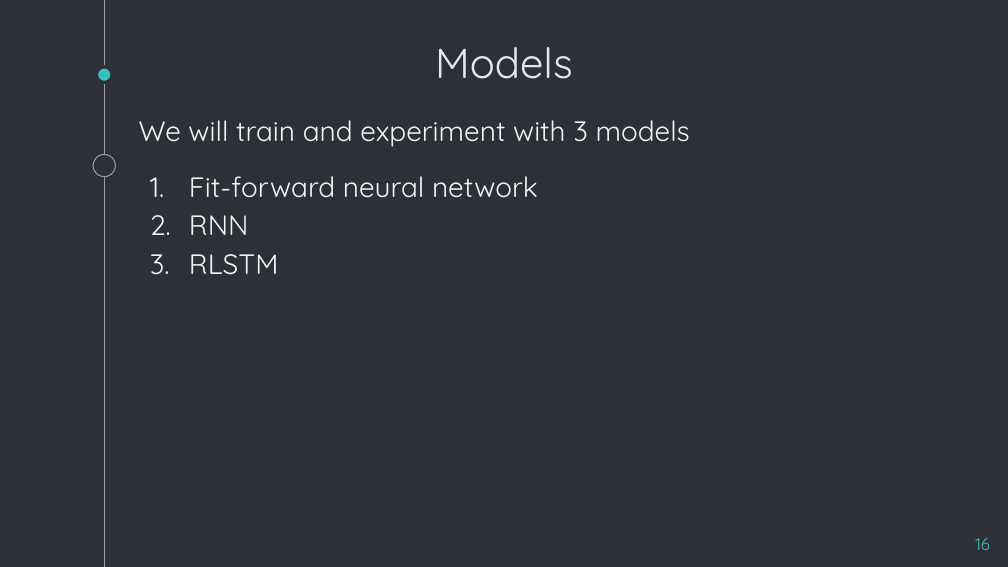
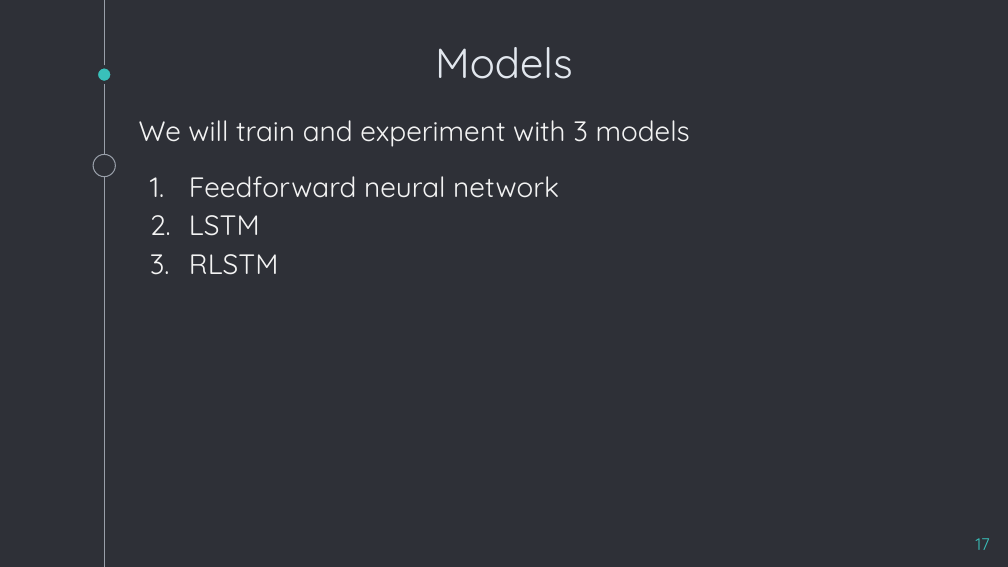
Before and after one commit to karabasisilias92/deep-neural-nets-stock-prediction-models, a slide deck: slide 17 of Deep Neural Nets - Presentation.pptx (slide 16 before the commit). Drawn at 1008x567 pixels with LibreOffice and Linux fonts; fonts in the diff are those of the drawing. Boxes give left, top, right and bottom in pixels: in the first picture for what was removed or moved away, otherwise in the second. Text is boxed around its words. In the diff, an @@ line names an element or a change of style, - is before the commit and + after.

```diff
--- a/Deep Neural Nets - Presentation.pptx
+++ b/Deep Neural Nets - Presentation.pptx
@@ text at box(189, 176, 559, 236): text changed @@
-1. Fit-forward neural network
-2. RNN
+1. Feedforward neural network
+2. LSTM
@@ page number at box(976, 538, 990, 550): text changed @@
-16
+17
```
Also in this commit, not shown: 18 other slides changed, 8 slides added, 5 slides removed.
